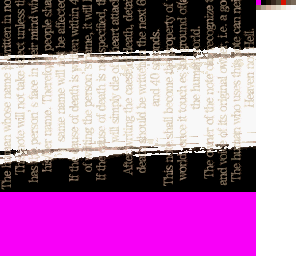
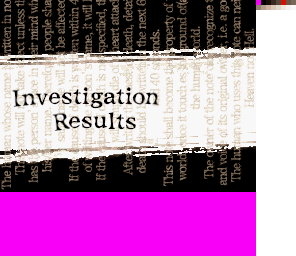
Two versions of the same layered image (w=296, h=256). Layer-by-layer changes:
added layer "crooked text" above "straight text" over [11, 87, 159, 131]
